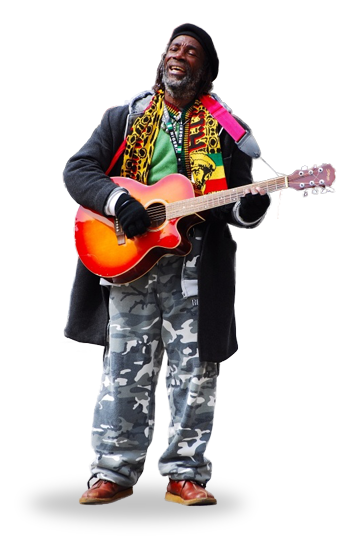
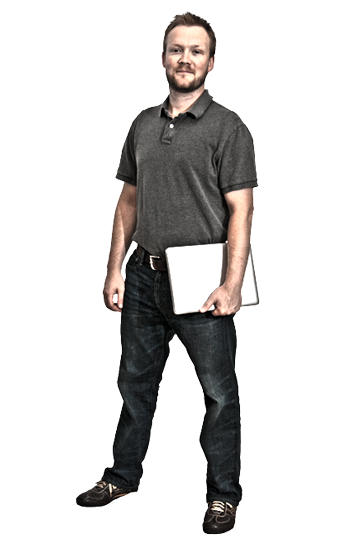
Layers edited between the first and the second 350×550 image:
added layer "Layer 2" above "Black & White 1" over (75, 11, 260, 535)
hid "Background copy" (2nd of 2, in "test"), moved it into group "test" over (54, 22, 337, 507)
hid "Shape 1", moved it into group "test" over (19, 468, 254, 535)
